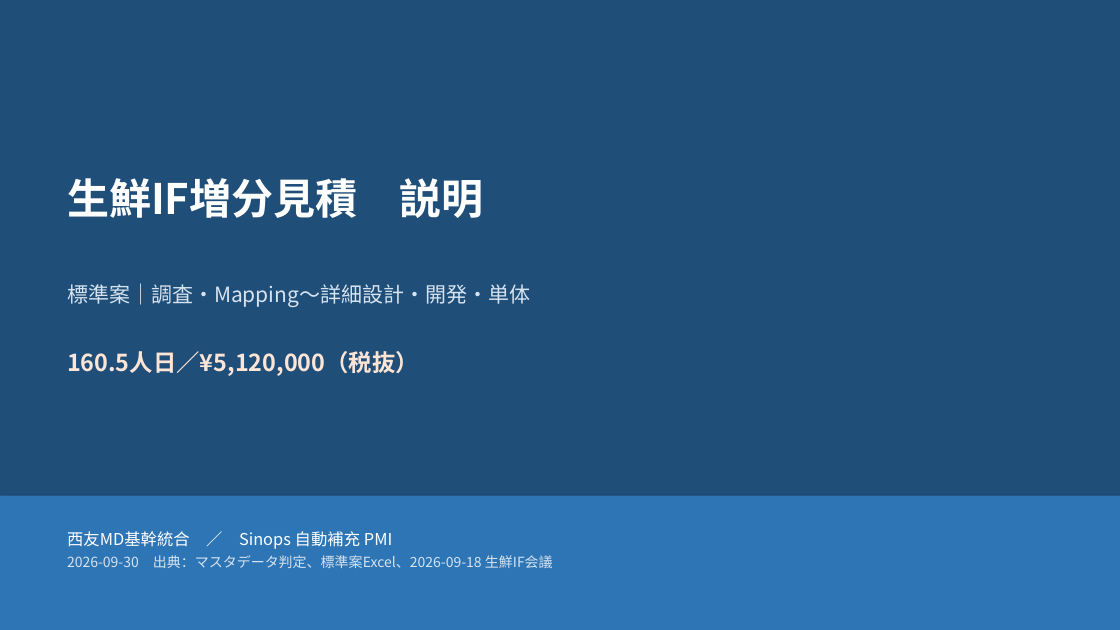
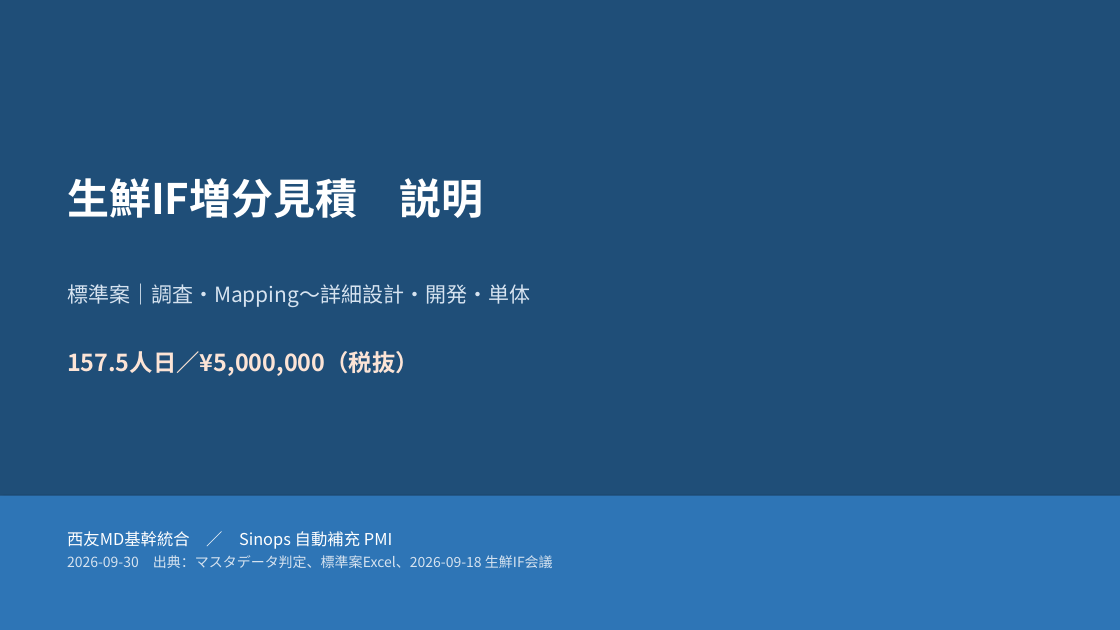
Before and after one commit to ZangPengshi-TREC/Zang_TreC, a slide deck: slide 1 of PMI/Sinops/phase2-detail-design/sources/20260921-生鮮IF増分見積/【説明】生鮮IF増分_標準案見積_リスク着眼_20260921.pptx. Drawn at 1120x630 pixels with LibreOffice and Linux fonts; fonts in the diff are those of the drawing. Boxes give left, top, right and bottom in pixels: in the first picture for what was removed or moved away, otherwise in the second. Text is boxed around its words. In the diff, an @@ line names an element or a change of style, - is before the commit and + after.

```diff
--- a/PMI/Sinops/phase2-detail-design/sources/20260921-生鮮IF増分見積/【説明】生鮮IF増分_標準案見積_リスク着眼_20260921.pptx
+++ b/PMI/Sinops/phase2-detail-design/sources/20260921-生鮮IF増分見積/【説明】生鮮IF増分_標準案見積_リスク着眼_20260921.pptx
@@ text at <box>67,351,419,376</box>: text changed @@
-160.5人日／¥5,120,000（税抜）
+157.5人日／¥5,000,000（税抜）
```
Also in this commit, not shown: 8 other slides changed, 18 other files.
